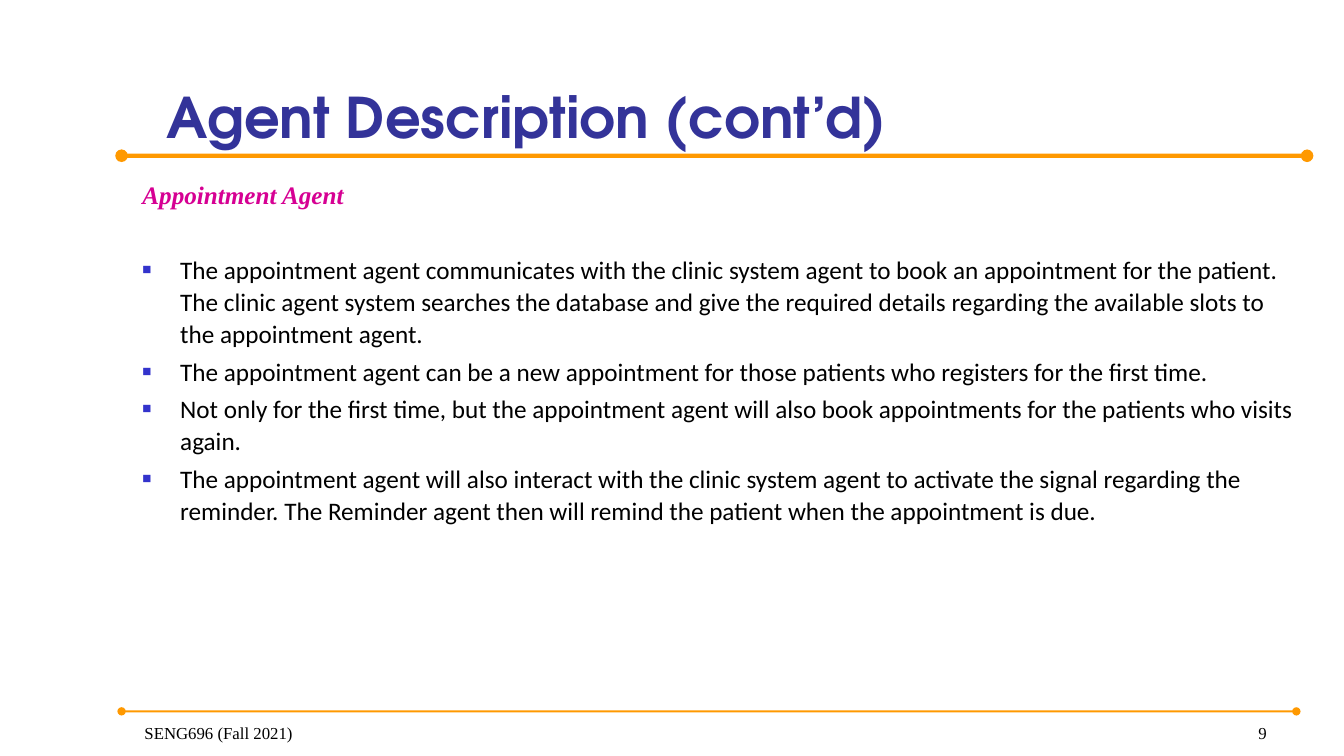
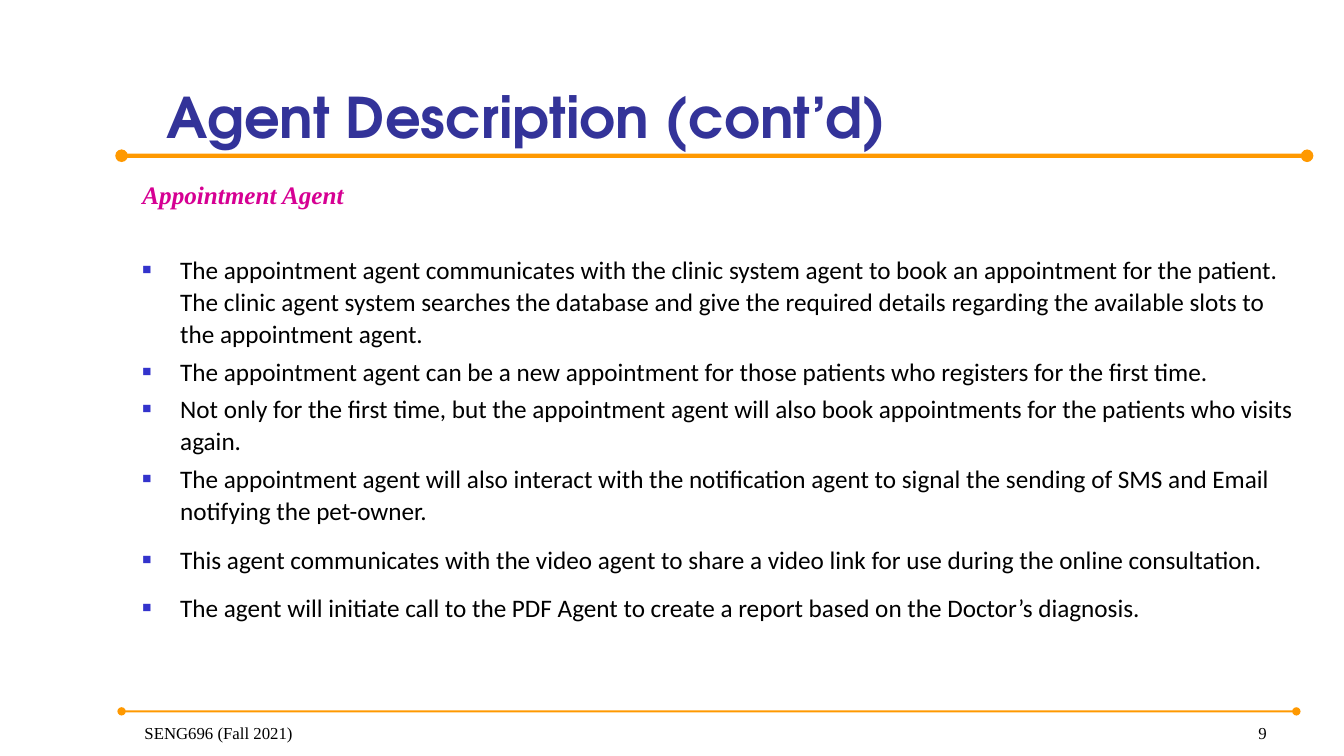
Before and after one commit to anish30145784/SENG696_GroupD, a slide deck: slide 9 of GroupD_ProjectPresentation.pptx. Drawn at 1344x756 pixels with LibreOffice and Linux fonts; fonts in the diff are those of the drawing; background and template pictures are left out. Boxes give left, top, right and bottom in pixels: in the first picture for what was removed or moved away, otherwise in the second. Text is boxed around its words. In the diff, an @@ line names an element or a change of style, - is before the commit and + after.

```diff
--- a/GroupD_ProjectPresentation.pptx
+++ b/GroupD_ProjectPresentation.pptx
@@ text at (180,470,1268,622): text changed @@
-■ The appointment agent will also interact with the clinic system agent to activate the signal regarding the reminder. The Reminder agent then will remind the patient when the appointment is due.
+■ The appointment agent will also interact with the notification agent to signal the sending of SMS and Email notifying the pet-owner.
+■ This agent communicates with the video agent to share a video link for use during the online consultation.
+■ The agent will initiate call to the PDF Agent to create a report based on the Doctor’s diagnosis.
```
Also in this commit, not shown: 3 other slides changed, 4 slides added.
